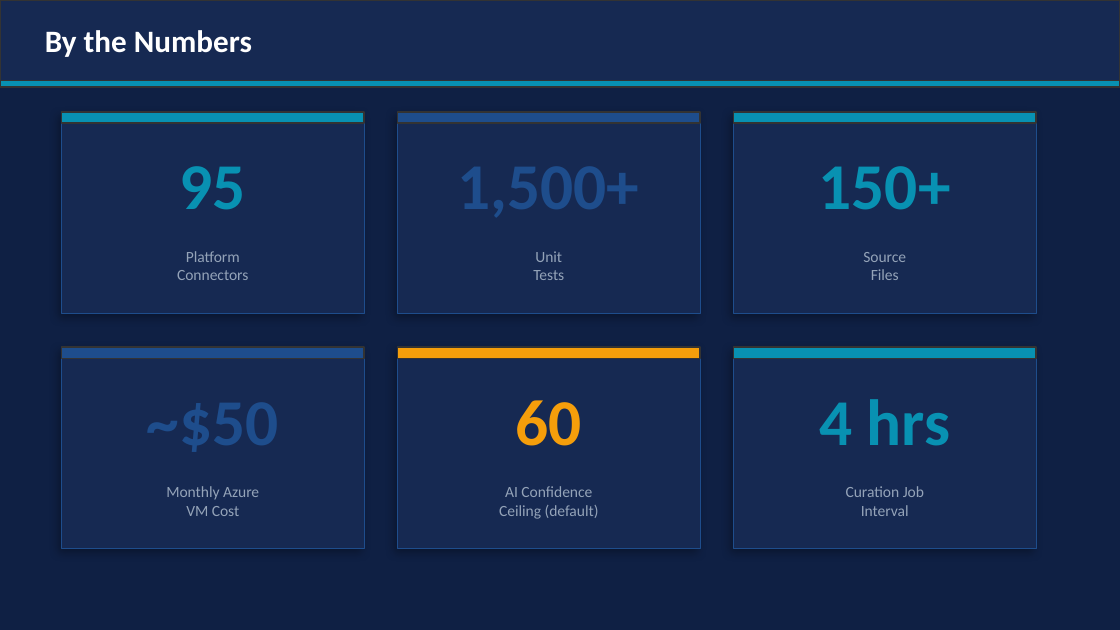
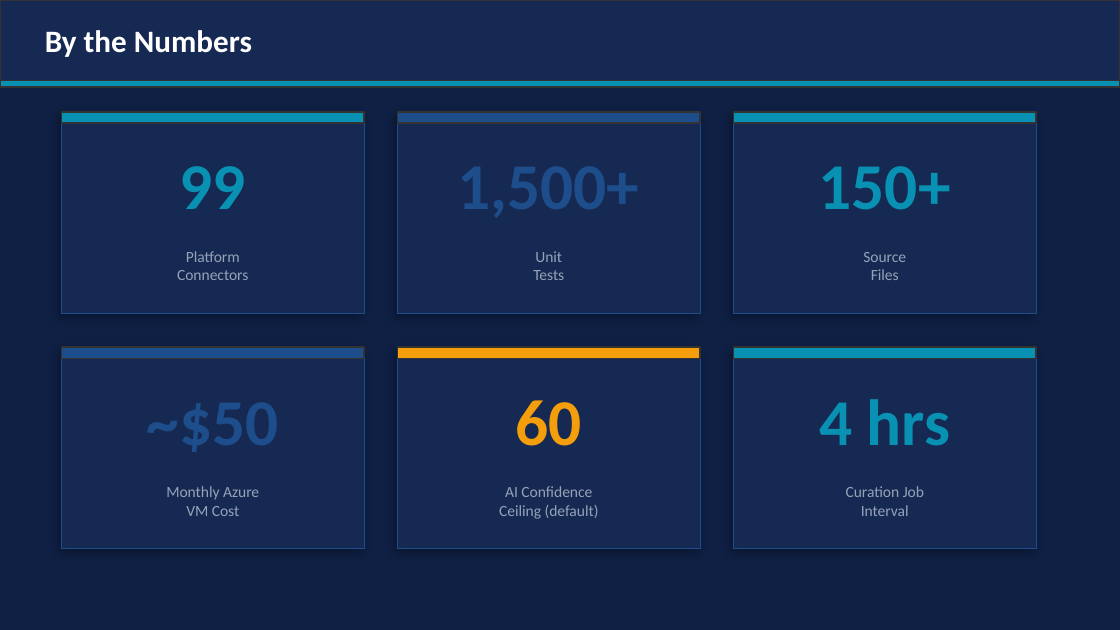
Before and after one commit to wrhalpin/GNAT, a slide deck: slide 24 of GNAT-Presentation.pptx. Drawn at 1120x630 pixels with LibreOffice and Linux fonts; fonts in the diff are those of the drawing. Boxes give left, top, right and bottom in pixels: in the first picture for what was removed or moved away, otherwise in the second. Text is boxed around its words. In the diff, an @@ line names an element or a change of style, - is before the commit and + after.

```diff
--- a/GNAT-Presentation.pptx
+++ b/GNAT-Presentation.pptx
@@ text at (180, 166, 246, 209): text changed @@
-95
+99
```
Also in this commit, not shown: 8 other slides changed, 1 other file.
